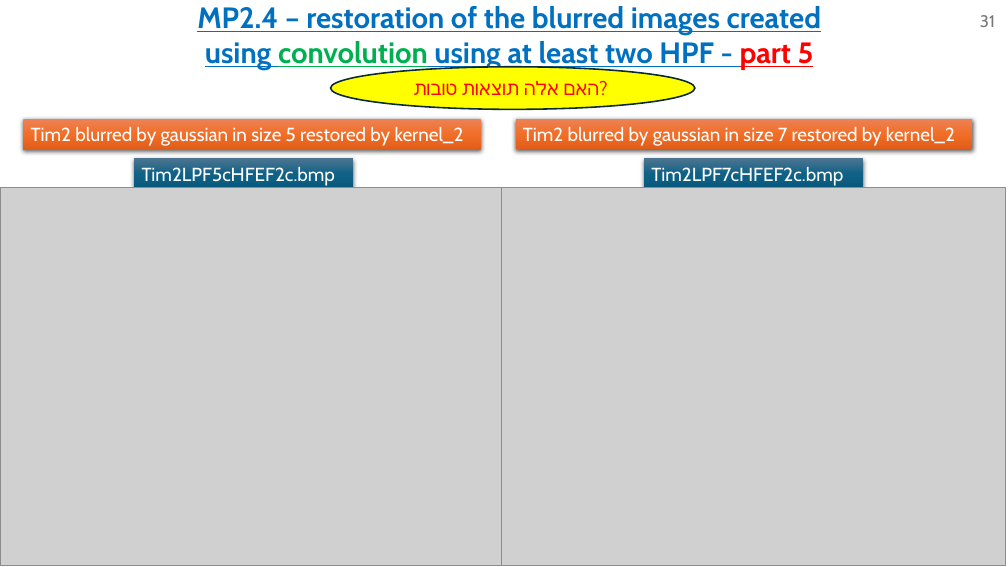
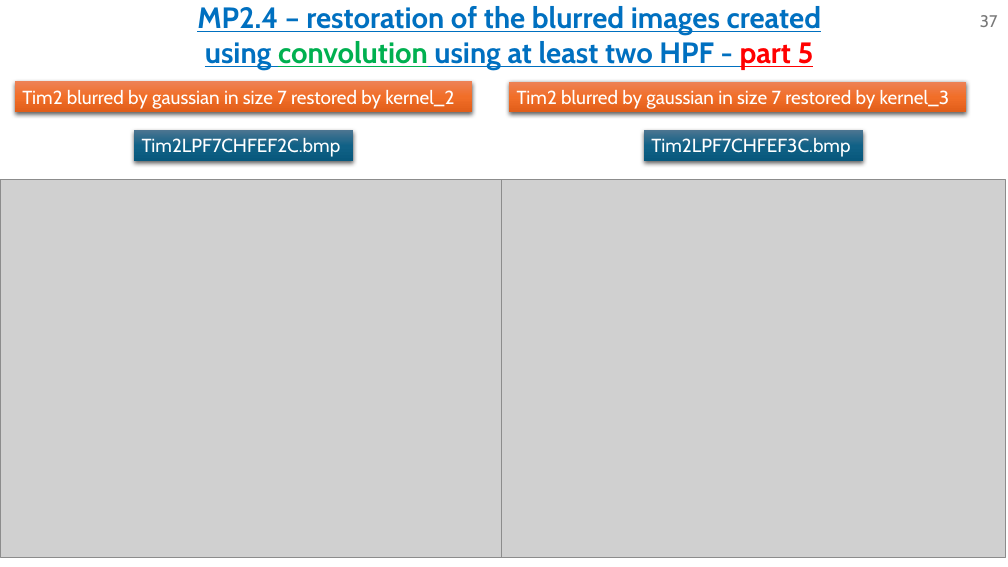
Before and after one commit to omripony/image-processing, a slide deck: slide 37 of MP2/1950-2210-7939-ImPr-IP-MP2.pptx (slide 31 before the commit). Drawn at 1008x567 pixels with LibreOffice and Linux fonts; fonts in the diff are those of the drawing; grey boxes stand for pictures. Boxes give left, top, right and bottom in pixels: in the first picture for what was removed or moved away, otherwise in the second. Text is boxed around its words. In the diff, an @@ line names an element or a change of style, - is before the commit and + after.

```diff
--- a/MP2/1950-2210-7939-ImPr-IP-MP2.pptx
+++ b/MP2/1950-2210-7939-ImPr-IP-MP2.pptx
@@ page number at [980, 15, 998, 27]: text changed @@
-31
+37
@@ rectangle "Tim2 blurred by gaussian in ...": place and size @@
-rectangle "Tim2 blurred by gaussian in ..." at [23, 119, 481, 149]
+rectangle "Tim2 blurred by gaussian in ..." at [15, 82, 473, 112]
@@ ellipse removed at [330, 67, 695, 109] @@
-האם אלה תוצאות טובות?
@@ rectangle "Tim2 blurred by gaussian in ...": place and size @@
-rectangle "Tim2 blurred by gaussian in ..." at [516, 119, 972, 149]
+rectangle "Tim2 blurred by gaussian in ..." at [509, 82, 966, 112]
@@ text in rectangle at [517, 89, 950, 109]: text changed @@
-Tim2 blurred by gaussian in size 7 restored by kernel_2
+Tim2 blurred by gaussian in size 7 restored by kernel_3
@@ text in rectangle at [22, 90, 454, 109]: text changed @@
-Tim2 blurred by gaussian in size 5 restored by kernel_2
+Tim2 blurred by gaussian in size 7 restored by kernel_2
@@ rectangle "Tim2LPF7CHFEF2C.bmp": place and size @@
-rectangle "Tim2LPF7CHFEF2C.bmp" at [134, 159, 353, 189]
+rectangle "Tim2LPF7CHFEF2C.bmp" at [134, 130, 353, 160]
@@ text in rectangle at [142, 137, 341, 157]: text changed @@
-Tim2LPF5cHFEF2c.bmp
+Tim2LPF7CHFEF2C.bmp
@@ rectangle "Tim2LPF7CHFEF3C.bmp": place and size @@
-rectangle "Tim2LPF7CHFEF3C.bmp" at [644, 159, 864, 189]
+rectangle "Tim2LPF7CHFEF3C.bmp" at [644, 130, 864, 160]
@@ text in rectangle at [651, 137, 850, 157]: text changed @@
-Tim2LPF7cHFEF2c.bmp
+Tim2LPF7CHFEF3C.bmp
@@ picture: place and size @@
-picture at [0, 188, 504, 566]
+picture at [0, 179, 504, 557]
@@ picture: place and size @@
-picture at [501, 188, 1006, 566]
+picture at [501, 179, 1006, 557]
```
Also in this commit, not shown: 28 other slides changed, 10 slides added, 12 slides removed, 11 other files.
